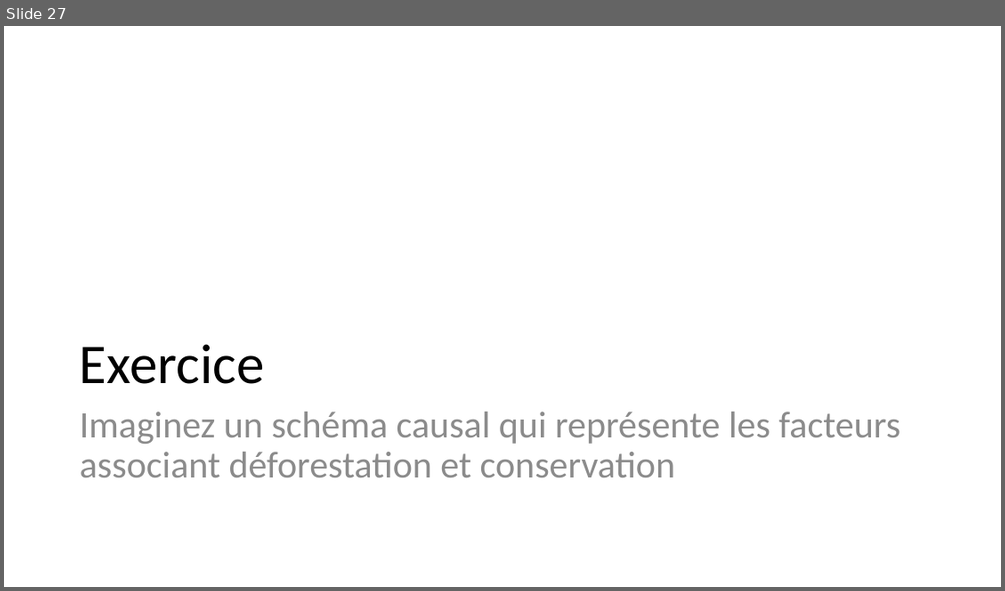
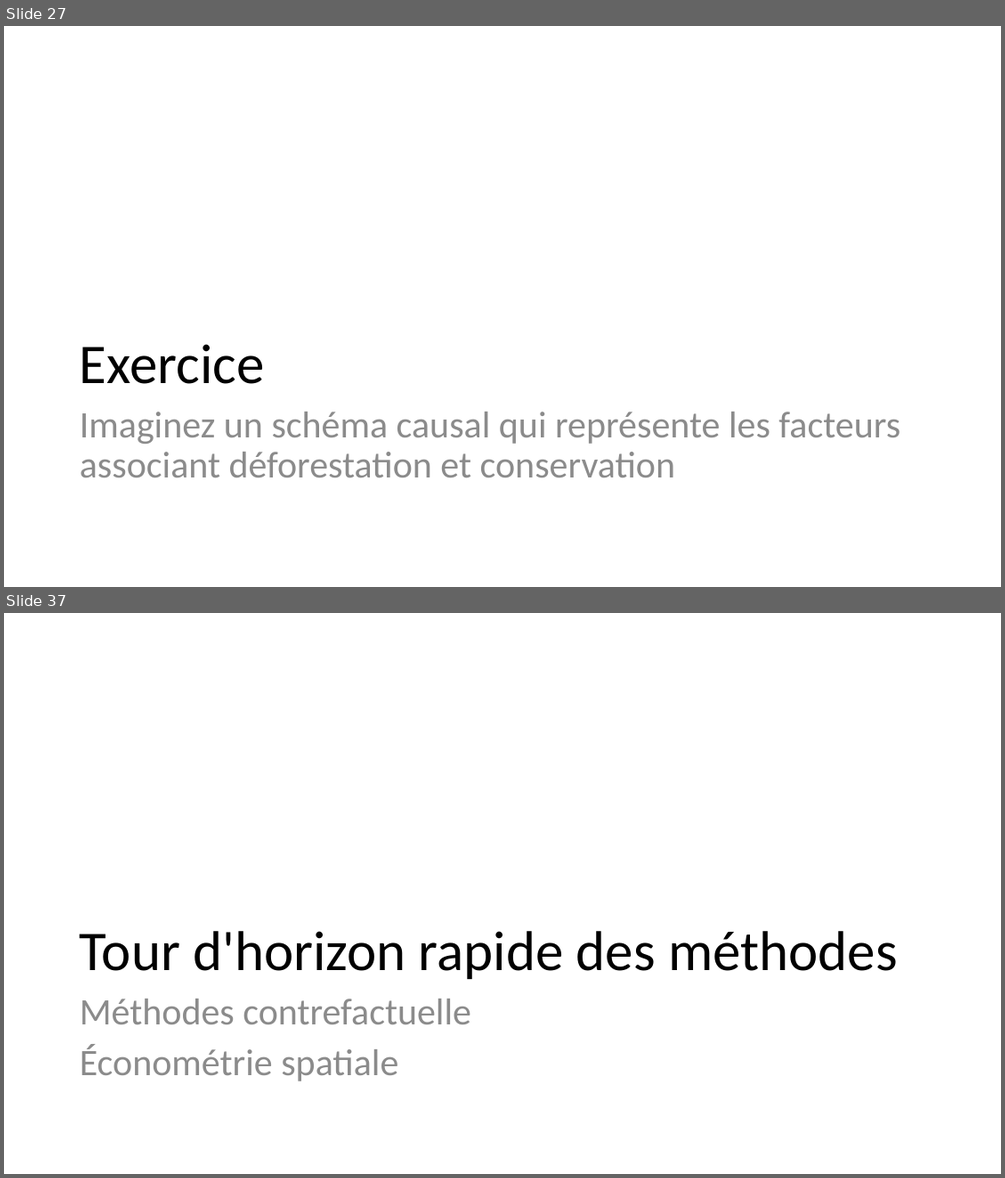
Before and after one commit to BETSAKA/statcap_impact_training, a slide deck: slides/fr/Jour 1_Introduction_Fondamentaux.pptx. Shown one above the other, each under a label of ours: slide 27 before the commit, slides 27 and 37 after it; the slides between them are not shown. The pictures are 1005x591 and 1005x1178 pixels, drawn with LibreOffice and Linux fonts; fonts in the diff are those of the drawing. Boxes give left, top, right and bottom in pixels: in the first picture for what was removed or moved away, otherwise in the second. Text is boxed around its words. In the diff, an @@ line names an element or a change of style, - is before the commit and + after.

```diff
--- a/slides/fr/Jour 1_Introduction_Fondamentaux.pptx
+++ b/slides/fr/Jour 1_Introduction_Fondamentaux.pptx
@@ slide 37 added at [4,613,1001,1174], background #FFFFFF @@
@@ title added at [80,931,898,979], 54 pt, text #000000 @@
+Tour d'horizon rapide des méthodes
@@ text added at [80,998,471,1081], 36 pt, text #8C8C8C @@
+Méthodes contrefactuelle
+Économétrie spatiale
```
Also in this commit, not shown: 16 other slides added, 2 other files.
